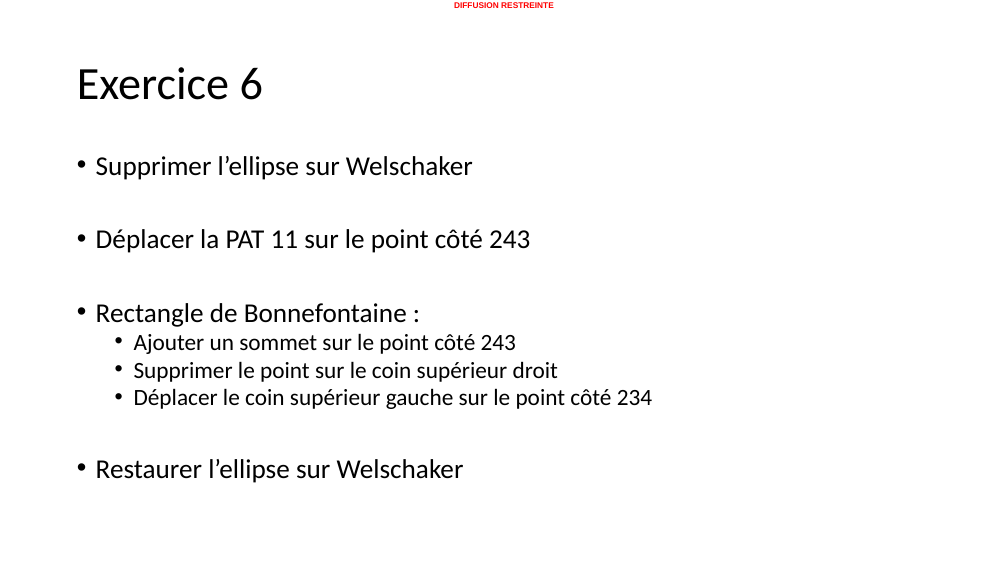
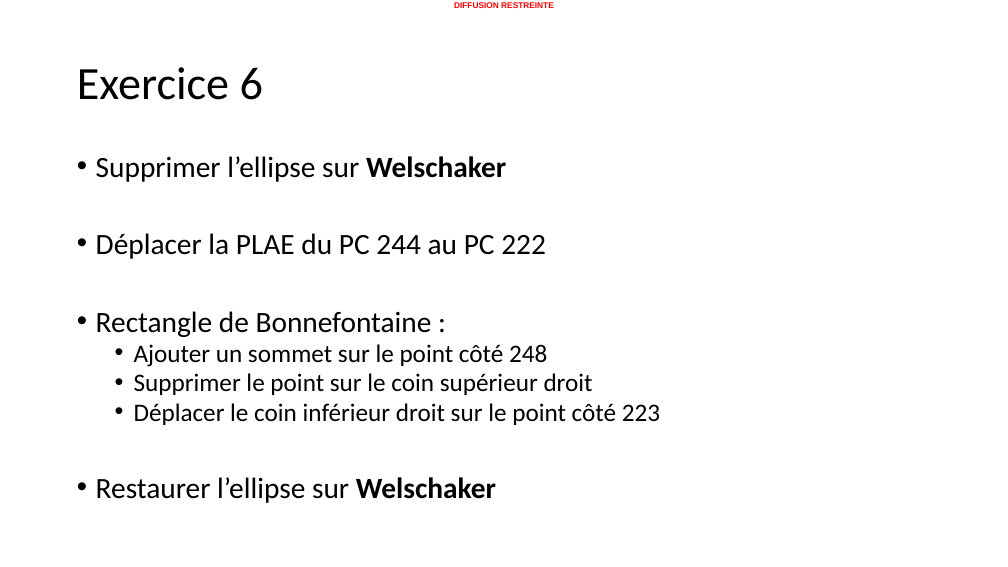
Before and after one commit to 20100dbg/OutilsGeo, a slide deck: slide 15 of cours/GM - Travaux pratiques - drill.pptx. Drawn at 1008x567 pixels with LibreOffice and Linux fonts; fonts in the diff are those of the drawing; background and template pictures are left out. Boxes give left, top, right and bottom in pixels: in the first picture for what was removed or moved away, otherwise in the second. Text is boxed around its words. In the diff, an @@ line names an element or a change of style, - is before the commit and + after.

```diff
--- a/cours/GM - Travaux pratiques - drill.pptx
+++ b/cours/GM - Travaux pratiques - drill.pptx
@@ text at [96, 156, 593, 503]: size 25.9 to 28 pt in "Supprimer l’ellipse sur Welschaker", "Rectangle de Bonnefontaine :", "Restaurer l’ellipse sur Welschaker"; bold on in "Welschaker", "Welschaker"; size 22.2 to 24 pt in "Supprimer le point sur le coin supérieur ..." @@
@@ text at [96, 233, 546, 259]: text changed; size 25.9 to 28 pt @@
-• Déplacer la PAT 11 sur le point côté 243
+• Déplacer la PLAE du PC 244 au PC 222
@@ text at [134, 344, 547, 367]: text changed; size 22.2 to 24 pt @@
-  • Ajouter un sommet sur le point côté 243
+  • Ajouter un sommet sur le point côté 248
@@ text at [134, 403, 660, 425]: text changed; size 22.2 to 24 pt @@
-  • Déplacer le coin supérieur gauche sur le point côté 234
+  • Déplacer le coin inférieur droit sur le point côté 223
```
Also in this commit, not shown: 21 other slides changed, 3 slides added, 1 slide removed, 27 other files.
